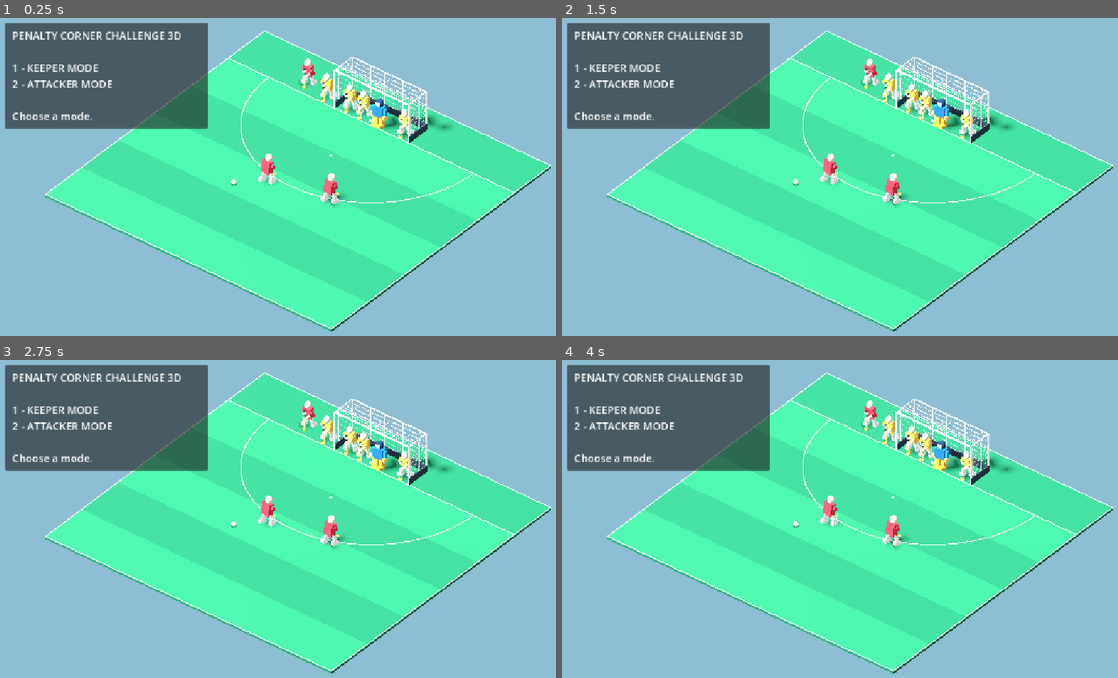
Above: before the commit, frames 1-4 (two rows, left to right).
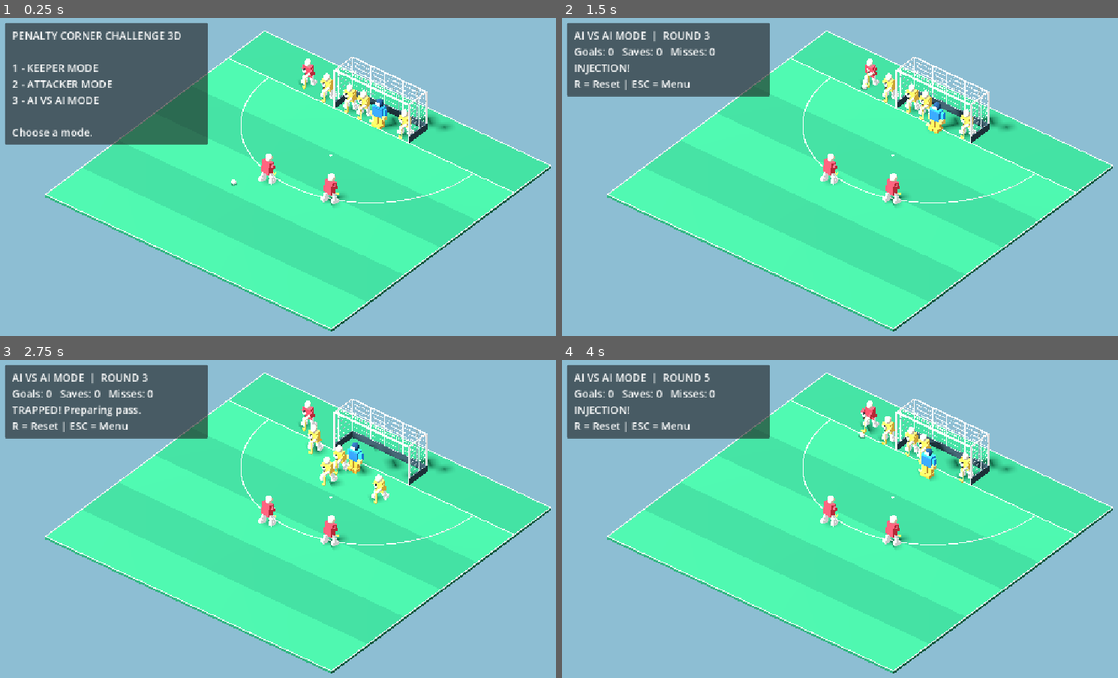
Above: after the commit, the same moments.

Repository: affarf/penalty-corner-challenge-3d
Game: Godot game, scene res://scenes/main_3d.tscn
The game is run twice, just before and just after one commit, with the same random seed, the same clock (stepped at 60 frames per second) and the same inputs.
Inputs:
- Up to frame 1 (0.25 s): no input
- Up to frame 2 (1.5 s): tap Enter at 0.5 s; hold D (move_right) 0.53-1.28 s; tap 3 at 0.6 s; tap Space at 0.77 s; tap R at 0.8, 1.35 s; hold S (move_down) from 1.28 s (still down)
- Up to frame 3 (2.75 s): tap Space at 1.52 s; tap E at 1.55, 2.1 s; release S (move_down) at 2.03 s; hold D (move_right) from 2.03 s (still down); tap 3 at 2.3 s
- Up to frame 4 (4 s): release D (move_right) at 2.78 s; hold W (move_up) 2.78-3.53 s; tap 3 at 2.85 s; tap Space at 3.02, 3.77 s; tap R at 3.05, 3.6 s; hold A (move_left) from 3.53 s (still down); tap E at 3.8 s

The runs differ from the first frame. In frame 1, 2.2% of the frame differs, in the area x 0-38%, y 24-40%; in frame 2, 5.5%; in frame 3, 7.2%, in the area x 0-76%, y 4-53%; in frame 4, 6.2%.

Commit message:
Add AI versus AI penalty corner mode

Diff:
--- a/scripts/ai/defender_rush_3d.gd
+++ b/scripts/ai/defender_rush_3d.gd
@@ -21,7 +21,7 @@
 @export var stationary_tackle_radius: float = 1.25
 
 var shooter_winding_up: bool = false
-
+var allow_tackles: bool = true
 var defenders: Array[Node3D] = []
 var starting_positions: Array[Vector3] = []
 var targets: Array[Vector3] = []
@@ -134,6 +134,10 @@
 	)
 
 func enable_interceptions() -> void:
+	if not allow_tackles:
+		interception_enabled = false
+		return
+
 	interception_enabled = true
 	active = true
 
--- a/scripts/game/corner_sequence.gd
+++ b/scripts/game/corner_sequence.gd
@@ -29,6 +29,7 @@
 
 var phase: Phase = Phase.IDLE
 var automatic_attack: bool = false
+var ai_keeper_enabled: bool = false
 
 var ball
 var injector
@@ -77,12 +78,13 @@
 	ball.movement_finished.connect(_on_ball_finished)
 
 
+
 func _process(delta: float) -> void:
 	if phase == Phase.IDLE or phase == Phase.FINISHED:
 		return
 
-	# AI keeper follows the attacking play before shooting.
-	if not automatic_attack:
+	# AI goalkeeper tracks the attack.
+	if ai_keeper_enabled:
 		if phase in [
 			Phase.INSERTING,
 			Phase.READY_TO_PASS,
@@ -95,9 +97,9 @@
 				delta
 			)
 
-	# Both human and AI use the same save resolution.
+	# AI goalkeeper reacts when the actual shot starts.
 	if phase == Phase.SHOOTING and ball.moving:
-		if not automatic_attack:
+		if ai_keeper_enabled:
 			goalkeeper_ai.update(
 				goalkeeper,
 				ball,
@@ -106,6 +108,7 @@
 
 		check_save()
 
+	# Automatic attackers handle passing and shooting.
 	if action_timer > 0.0:
 		action_timer -= delta
 
@@ -114,16 +117,26 @@
 			run_automatic_action()
 
 
-func start_corner(auto_attack: bool) -> void:
+
+
+func start_corner(
+	auto_attack: bool,
+	use_ai_keeper: bool = false
+) -> void:
 	cancel()
 
 	automatic_attack = auto_attack
+	ai_keeper_enabled = use_ai_keeper
+
 	aim_x = 0.0
 	shot_height = 0.0
 
 	goalkeeper_ai.reset()
 	goalkeeper.reset_keeper()
-	goalkeeper.player_controlled = automatic_attack
+
+	# In AI Mode, nobody controls the goalkeeper.
+	# In Keeper Mode, the human controls it.
+	goalkeeper.player_controlled = not ai_keeper_enabled
 
 	ball.reset_ball(injection_position)
 
@@ -132,6 +145,7 @@
 
 	status_changed.emit("INJECTION!")
 	injector.play_hockey_action("inject")
+
 
 
 func cancel() -> void:
@@ -366,7 +380,7 @@
 		expected_result == "GOAL!"
 	)
 
-	if not automatic_attack:
+	if ai_keeper_enabled:
 		goalkeeper_ai.start_shot(
 			shot_start,
 			shot_destination,
--- a/scripts/game/practice_manager.gd
+++ b/scripts/game/practice_manager.gd
@@ -7,7 +7,6 @@
 const PracticeHUD = preload(
 	"res://scripts/game/practice_hud.gd"
 )
-
 const DefenderRush = preload(
 	"res://scripts/ai/defender_rush_3d.gd"
 )
@@ -15,7 +14,8 @@
 enum GameMode {
 	MENU,
 	KEEPER,
-	ATTACKER
+	ATTACKER,
+	AI_VS_AI
 }
 
 @export_group("Insertion")
@@ -41,9 +41,10 @@
 var sequence
 var hud
 var defender_rush
+
 var game_mode: GameMode = GameMode.MENU
+
 var round_number: int = 0
-
 var goals: int = 0
 var saves: int = 0
 var misses: int = 0
@@ -52,14 +53,11 @@
 var status_message: String = ""
 
 
-
 func _ready() -> void:
-	# 1. Create HUD
 	hud = PracticeHUD.new()
 	hud.name = "PracticeHUD"
 	add_child(hud)
 
-	# 2. Create CornerSequence
 	sequence = CornerSequence.new()
 	sequence.name = "CornerSequence"
 	add_child(sequence)
@@ -72,7 +70,6 @@
 		goalkeeper
 	)
 
-	# 3. Create DefenderRush BEFORE connecting signals
 	defender_rush = DefenderRush.new()
 	defender_rush.name = "DefenderRush"
 	add_child(defender_rush)
@@ -94,7 +91,6 @@
 	defender_rush.set_goalkeeper(goalkeeper)
 	defender_rush.goal_z = goal.global_position.z
 
-	# 4. Connect signals
 	sequence.status_changed.connect(set_status)
 	sequence.corner_finished.connect(_on_corner_finished)
 
@@ -106,17 +102,19 @@
 		defender_rush.enable_interceptions
 	)
 
-	sequence.shooter_windup_changed.connect(
-		defender_rush.set_shooter_windup
-	)
-
 	defender_rush.ball_intercepted.connect(
 		sequence.handle_defender_interception
 	)
 
-	# 5. Display main menu
+	# Keep this only if you added the windup signals
+	# to BOTH CornerSequence and DefenderRush.
+	if sequence.has_signal("shooter_windup_changed"):
+		if defender_rush.has_method("set_shooter_windup"):
+			sequence.shooter_windup_changed.connect(
+				defender_rush.set_shooter_windup
+			)
+
 	show_menu()
-
 
 
 func _process(delta: float) -> void:
@@ -145,16 +143,17 @@
 		match event.keycode:
 			KEY_1:
 				start_mode(GameMode.KEEPER)
-
 			KEY_2:
 				start_mode(GameMode.ATTACKER)
-
+			KEY_3:
+				start_mode(GameMode.AI_VS_AI)
 		return
 
 	if event.keycode == KEY_R:
 		begin_round()
 		return
 
+	# No manual attacking controls in AI Mode.
 	if game_mode != GameMode.ATTACKER:
 		return
 
@@ -192,13 +191,15 @@
 
 	sequence.cancel()
 	defender_rush.reset_runners()
+
 	goalkeeper.player_controlled = false
 	goalkeeper.reset_keeper()
 
 	set_status(
 		"PENALTY CORNER CHALLENGE 3D\n\n"
 		+ "1 - KEEPER MODE\n"
-		+ "2 - ATTACKER MODE\n\n"
+		+ "2 - ATTACKER MODE\n"
+		+ "3 - AI VS AI MODE\n\n"
 		+ "Choose a mode."
 	)
 
@@ -210,15 +211,17 @@
 	round_number += 1
 	round_timer = 0.0
 
-	# Use the goal scene's actual current dimensions.
+	# Read the dimensions and positioning you set
+	# in the actual Godot scene.
 	sequence.goal_z = goal.global_position.z
 	sequence.goal_width = goal.goal_width * goal.scale.x
 	sequence.goal_height = goal.goal_height * goal.scale.y
 	sequence.goal_depth = goal.goal_depth * goal.scale.z
 
-	# Preserve your customized corner coordinates.
 	sequence.injection_position = Vector3(
-		injection_x, 0.0, injection_z
+		injection_x,
+		0.0,
+		injection_z
 	)
 
 	sequence.injection_speed = injection_speed
@@ -226,10 +229,24 @@
 	sequence.ai_shot_delay = ai_shot_delay
 	sequence.save_depth = keeper_save_depth
 
+	# Run the defenders in all three modes.
+	# Disable tackling only in AI vs AI Mode.
 	defender_rush.reset_runners()
+	defender_rush.allow_tackles = (
+		game_mode != GameMode.AI_VS_AI
+	)
+
+	var automatic_attack: bool = (
+		game_mode != GameMode.ATTACKER
+	)
+
+	var ai_goalkeeper: bool = (
+		game_mode != GameMode.KEEPER
+	)
 
 	sequence.start_corner(
-		game_mode == GameMode.KEEPER
+		automatic_attack,
+		ai_goalkeeper
 	)
 
 	refresh_hud()
@@ -237,6 +254,7 @@
 
 func _on_corner_finished(result: String) -> void:
 	defender_rush.stop_runners()
+
 	match result:
 		"GOAL!":
 			goals += 1
@@ -247,7 +265,7 @@
 		"MISS!":
 			misses += 1
 
-		"BLOCK!":
+		"BLOCK!", "INTERCEPTED!":
 			saves += 1
 
 	set_status(result + "\nNext round shortly.")
@@ -266,11 +284,15 @@
 
 	var mode_name := "MENU"
 
-	if game_mode == GameMode.KEEPER:
-		mode_name = "KEEPER MODE"
-
-	elif game_mode == GameMode.ATTACKER:
-		mode_name = "ATTACKER MODE"
+	match game_mode:
+		GameMode.KEEPER:
+			mode_name = "KEEPER MODE"
+
+		GameMode.ATTACKER:
+			mode_name = "ATTACKER MODE"
+
+		GameMode.AI_VS_AI:
+			mode_name = "AI VS AI MODE"
 
 	hud.display(
 		mode_name,
